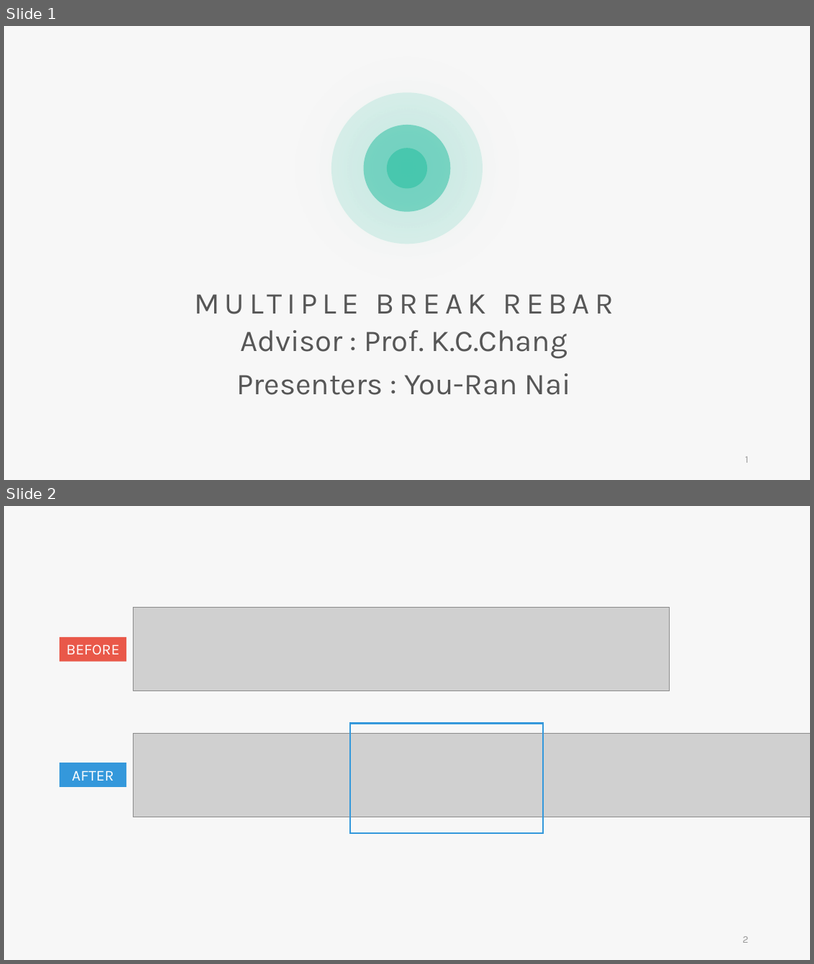
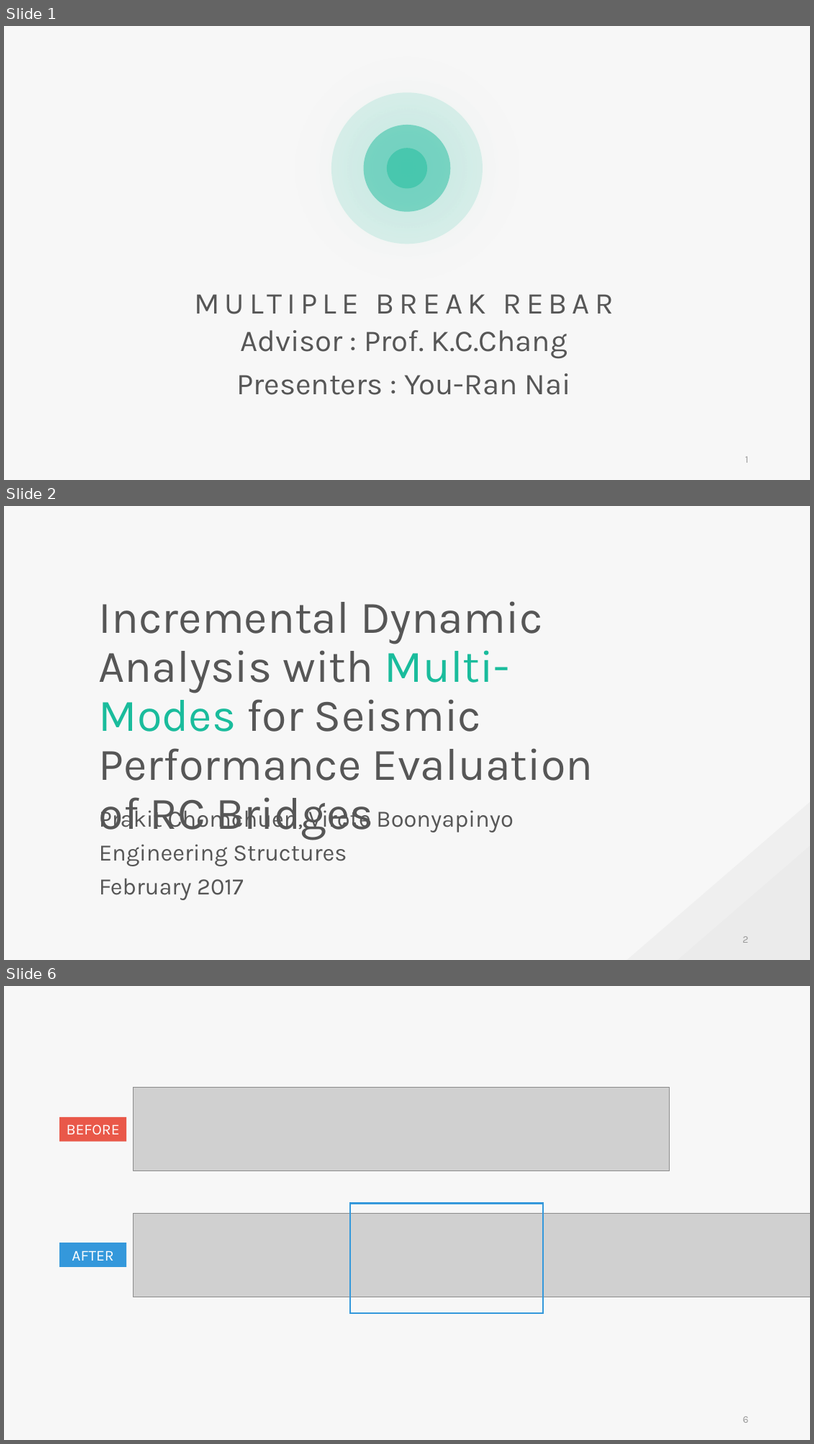
Before and after one commit to skyran1278/VbaProject, a slide deck: 20180126_SmartSplice/20180920_Meeting/20180920 Meeting.pptx. Shown one above the other, each under a label of ours: slides 1 and 2 before the commit, slides 1, 2 and 6 after it; the slides between them are not shown. The pictures are 814x964 and 814x1444 pixels, drawn with LibreOffice and Linux fonts; fonts in the diff are those of the drawing; grey boxes stand for pictures. Boxes give left, top, right and bottom in pixels: in the first picture for what was removed or moved away, otherwise in the second. Text is boxed around its words. In the diff, an @@ line names an element or a change of style, - is before the commit and + after.

```diff
--- a/20180126_SmartSplice/20180920_Meeting/20180920 Meeting.pptx
+++ b/20180126_SmartSplice/20180920_Meeting/20180920 Meeting.pptx
@@ slide 2 added at bbox=[4, 506, 810, 960], background #F7F7F7 @@
@@ text added at bbox=[99, 601, 594, 840], 54 pt, text #565656 @@
+Incremental Dynamic Analysis with Multi-Modes for Seismic Performance Evaluation of RC Bridges
@@ text added at bbox=[99, 806, 513, 900], 28 pt, text #565656 @@
+Prakit Chomchuen, Virote Boonyapinyo
+Engineering Structures
+February 2017
@@ triangle added at bbox=[627, 802, 810, 960], fill #919191 at 7% opacity @@
@@ triangle added at bbox=[678, 845, 810, 960], fill #919191 at 4% opacity @@
@@ page number added at bbox=[743, 936, 748, 942], 12 pt, text #9A9A9A @@
+2
@@ what was slide 2 is now slide 6 @@
@@ page number at bbox=[743, 1416, 749, 1422]: text changed @@
-2
+6
```
Also in this commit, not shown: 3 slides changed, 4 other slides added.
